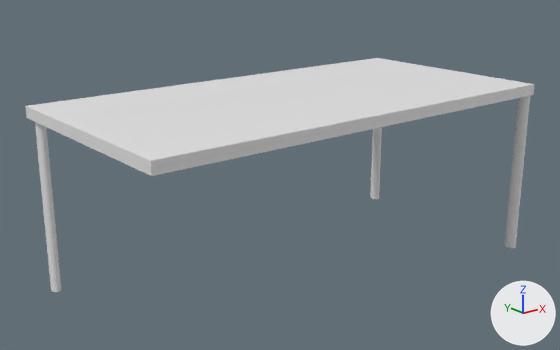
Two versions of the glTF model assets/models/table.glb, one commit apart.
Before and after are seen from a 50 mm camera at (-2.62, -3.13, 0.84) aimed at (-0.06, 0.07, -0.44). The axes (+X, +Y, +Z) are drawn at lower right. The lights are the same throughout. The older version comes first. Where no turn or scale is listed for an object, it has been applied to the vertices.

Before the edit, the objects in view are built like this:
```python
me_cube_001 = bpy.data.meshes.new('Cube.001')
me_cube_001.from_pydata(...)  # a box spanning x -1.0..1.0, y -1.0..1.0, z -1.0..1.0
me_cube_002 = bpy.data.meshes.new('Cube.002')
me_cube_002.from_pydata(...)  # 32 vertices, 64 faces; spans x -1.0..1.0, y -1.0..1.0, z -1.0..1.0
me_cylinder = bpy.data.meshes.new('Cylinder')
me_cylinder.from_pydata(...)  # a 32-sided cylinder along z spanning x -0.025..0.025, y -0.036..0.036, z -0.472..0.472
me_cylinder_001 = bpy.data.meshes.new('Cylinder.001')
me_cylinder_001.from_pydata(...)  # a 32-sided cylinder along z spanning x -0.025..0.025, y -0.036..0.036, z -0.472..0.472
me_cylinder_002 = bpy.data.meshes.new('Cylinder.002')
me_cylinder_002.from_pydata(...)  # a 32-sided cylinder along z spanning x -0.025..0.025, y -0.036..0.036, z -0.472..0.472
ob_cylinder = bpy.data.objects.new('Cylinder', me_cylinder)
ob_cylinder.location = (1.21, 0.569, -0.509)
ob_cylinder_001 = bpy.data.objects.new('Cylinder.001', me_cylinder_001)
ob_cylinder_001.location = (-1.188, 0.569, -0.509)
ob_cylinder_002 = bpy.data.objects.new('Cylinder.002', me_cylinder_002)
ob_cylinder_002.location = (1.209, -0.581, -0.509)
ob_surface_frame = bpy.data.objects.new('Surface frame', me_cube_002)
ob_surface_frame.location = (0.0, 0.0, -0.03)
ob_surface_frame.rotation_euler = (0.0, -3.142, 0.0)  # degrees (0, -180, 0)
ob_surface_frame.scale = (-1.24, -0.621, -0.0156)
ob_table_surface = bpy.data.objects.new('Table surface', me_cube_001)
ob_table_surface.location = (0.0, 0.0, 0.0)
ob_table_surface.rotation_euler = (0.0, -3.142, 0.0)  # degrees (0, -180, 0)
ob_table_surface.scale = (-1.24, -0.621, -0.0156)
```
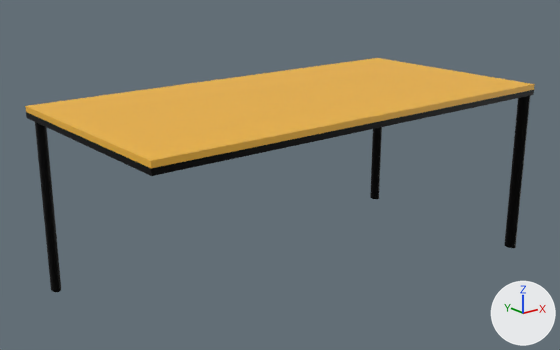
The edits, one by one:
Material 'wood' (mat_wood) is new.
Its base color is (0.905, 0.479, 0.0452) (orange #f4b83c).
Material 'metal' (mat_metal) is new.
Its base color is (0.0, 0.0, 0.0) (black #000000).
Its metallic is 0.75.
Material 'Material.002' (mat_material_002) is new.
Its base color is (0.0, 0.0, 0.0) (black #000000).
Its metallic is 0.75.
Material 'Material.001' (mat_material_001) is new.
Its base color is (0.0, 0.0, 0.0) (black #000000).
Its metallic is 0.75.
Material 'Material.003' (mat_material_003) is new.
Its base color is (0.0, 0.0, 0.0) (black #000000).
Its metallic is 0.75.
me_cylinder has 64 vertices, 124 faces and spans x -0.025..0.025, y -0.036..0.036, z -0.472..0.472.
me_cylinder gains material mat_material_003 (black #000000).
me_cylinder_001 has 64 vertices, 124 faces and spans x -0.025..0.025, y -0.036..0.036, z -0.472..0.472.
me_cylinder_001 gains material mat_material_001 (black #000000).
me_cylinder_002 has 64 vertices, 124 faces and spans x -0.025..0.025, y -0.036..0.036, z -0.472..0.472.
me_cylinder_002 gains material mat_material_002 (black #000000).
me_cube_002 has 32 vertices, 64 faces and spans x -1.0..1.0, y -1.0..1.0, z -1.0..1.0.
me_cube_002 gains material mat_metal (black #000000).
me_cube_001 has 8 vertices, 12 faces and spans x -1.0..1.0, y -1.0..1.0, z -1.0..1.0.
me_cube_001 gains material mat_wood (orange #f4b83c).

Pixel boxes (x1, y1, x2, y2) of what changed, in the pictures (560 x 350 px):
'Table surface', recoloured (white to orange)
    both: (25, 58, 535, 168)
'Surface frame', recoloured
    both: (26, 90, 534, 176)
'Cylinder.001', recoloured (white to black)
    both: (35, 122, 61, 292)
'Cylinder.002', recoloured (white to black)
    both: (504, 96, 530, 248)
'Cylinder', recoloured (white to black)
    both: (370, 127, 382, 199)
